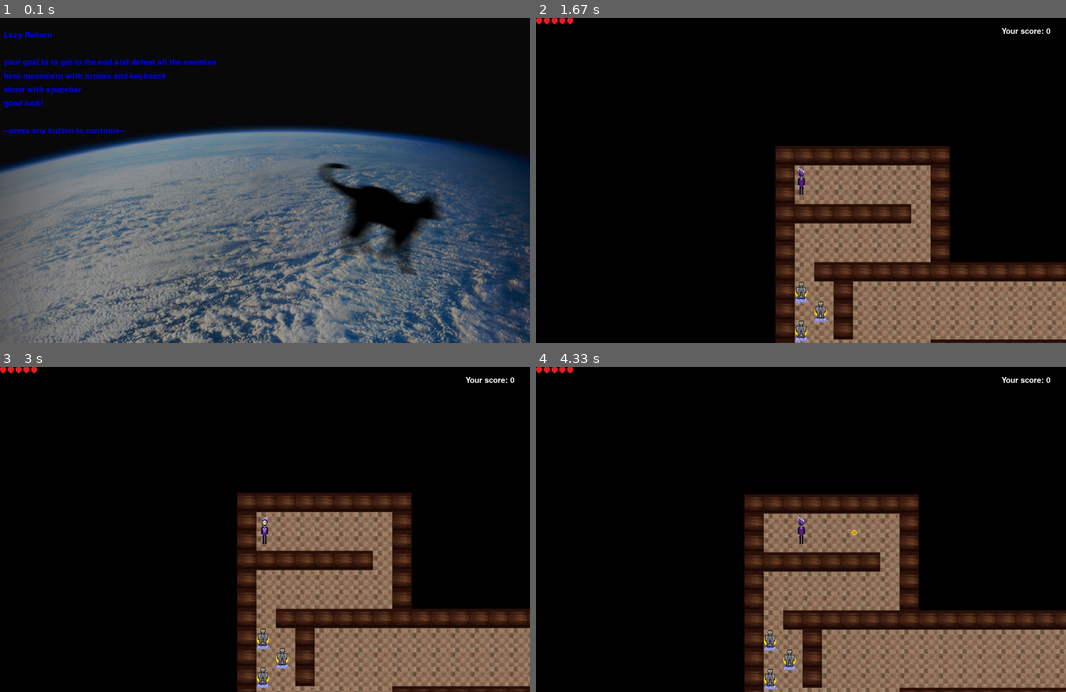
Above: before the commit, frames 1-4 (two rows, left to right).
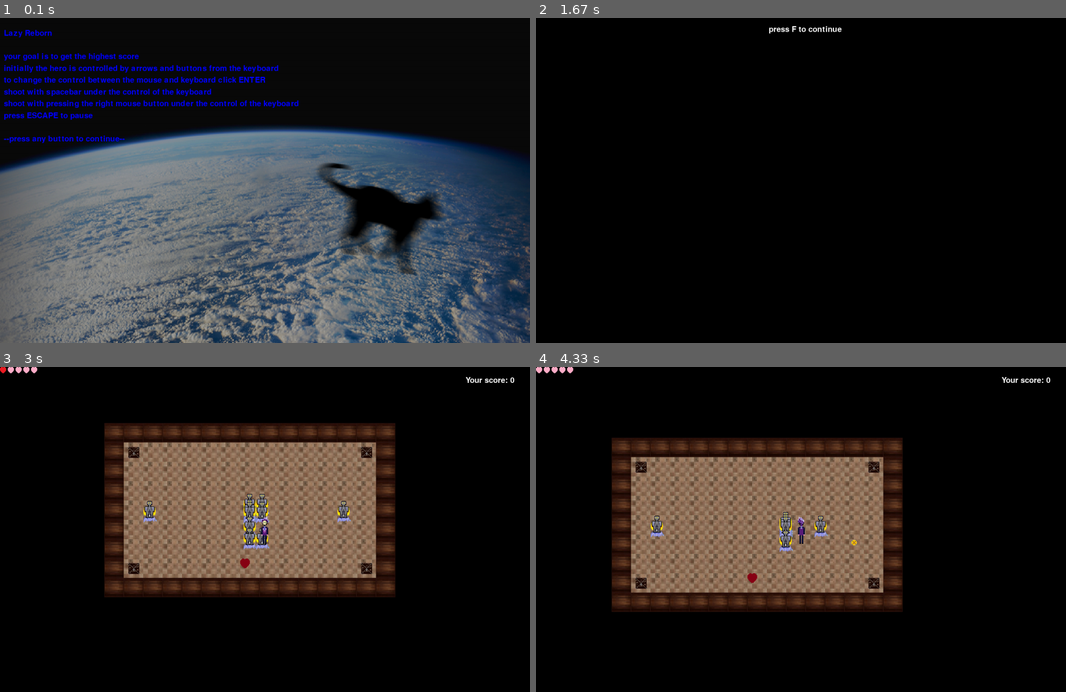
Above: after the commit, the same moments.

Repository: AsabinaDaria/PygameProject
Game: pygame game, started from main.py
Two runs of this game, one before a commit and one after it. Both use one fixed random seed, a clock stepped at 60 frames per second and the inputs below.
Inputs (mouse positions are in pixels of both pictures, inside the frame that each line leads up to):
- Up to frame 1 (0.1 s): no input
- Up to frame 2 (1.67 s): tap Enter at 0.33, 0.67 s; click (838, 248) at 1.05 s; hold Esc from 1.33 s (still down); move the mouse to (938, 232) at 1.37 s; tap Up at 1.4 s
- Up to frame 3 (3 s): tap Up at 1.7, 2.23, 2.53 s; release Esc at 1.8 s; tap F at 1.83 s; hold Enter 2.17-2.63 s; move the mouse to (196, 643) at 2.2 s; tap Right at 2.32 s; tap Down at 2.67 s
- Up to frame 4 (4.33 s): hold Space 3-3.47 s; hold D 3-3.47 s; tap Up at 3.07, 3.37, 3.57, 3.87, 4.07 s; tap Left at 3.15 s; hold D 3.5-3.97 s; move the mouse to (705, 597) at 3.53 s; tap Right at 3.65 s; hold W 4-4.3 s

The runs differ from the first frame. In frame 1, 3.8% of the frame differs, in the area x 0-57%, y 3-39%; in frame 2, 26%; in frame 3, 43%, in the area x 1-100%, y 0-100%; in frame 4, 42%.

Commit message:
Add files via upload

Diff:
--- a/class_basic.py
+++ b/class_basic.py
@@ -2,7 +2,7 @@
 from class_bullets import *
 from class_basic_bullets import *
 
-### похоже что это материнский класс для гг и нпс ###
+###материнский класс для гг и нпс ###
 
 clock = pygame.time.Clock()
 screen = pygame.display.set_mode(size)
@@ -35,12 +35,13 @@
         self.rect_top_to_work = 0
         self.rect_left_to_work = 0
         self.mask = pygame.mask.from_surface(self.image)
-        self.alive = True
+        self.alive = True  # проверка на то, жив ли гг
         self.tics = 0
-        self.sp = [0, 20, 40, 60, 80]
-        self.score = 0
+        self.sp = [0, 20, 40, 60, 80] # жизни гг
+        self.score = 0  # счет
+        self.robot_hit = pygame.mixer.Sound("Data/robot_hit.wav")  # урон врага
 
-    def cut_sheet(self, sheet, columns, rows):
+    def cut_sheet(self, sheet, columns, rows): # для анимации спрайтов
         self.rect = pygame.Rect(0, 0, sheet.get_width() // columns,
                                 sheet.get_height() // rows)
         for j in range(rows):
@@ -81,7 +82,7 @@
                 self.cur_frame = (self.cur_frame + 1) % len(self.frames)
                 self.image = self.frames[self.cur_frame]
 
-    def get_pos(self):
+    def get_pos(self):  # позиция гг
         return self.x, self.y
 
     def make_pew(self, kind_of_pew, pos, move_up, move_down, move_left, move_right):
@@ -91,7 +92,7 @@
         elif kind_of_pew[0] == 'basic':
             self.make_basic_pew(self.direction, pos)
 
-    def make_basic_pew(self, direction, pos):
+    def make_basic_pew(self, direction, pos):  # новая пуля
         new_bullet = BasicBullet(load_image("basic_bullet.jpg",
                                             Color('White')), 1, 1, pos[0], pos[1], direction)
 
@@ -146,7 +147,7 @@
             self.dir_move(move_gg_up, move_gg_down,
                           move_gg_left, move_gg_right)
             self.rect.top -= 2
-            if pygame.sprite.spritecollideany(self, no_go_tiles_group):
+            if pygame.sprite.spritecollideany(self, no_go_tiles_group):  # проверка на наличие непроходимых спрайтов
                 self.rect.top += 2
                 self.y_change(+2)
             self.rect.top += 2
--- a/class_bullets.py
+++ b/class_bullets.py
@@ -26,7 +26,7 @@
                 self.frames.append(sheet.subsurface(pygame.Rect(
                     frame_location, self.rect.size)))
 
-    def update(self):
+    def update(self):  #  движение пуль
         if self.alive:
             if self.move_up == True and self.move_right != True and self.move_left != True:
                 self.rect.top -= 3
--- a/class_end_level_tile.py
+++ b/class_end_level_tile.py
@@ -10,9 +10,9 @@
 class End_level_tile(pygame.sprite.Sprite):
     def __init__(self, tile_type, pos_x, pos_y):
         super().__init__(end_level_tiles_group, all_sprites)
-        self.image = load_image('end_level_locked_door.jpg')
+        self.image = load_image('end_level_locked_door.jpg')  # создание телепорта
         self.rect = self.image.get_rect().move(tile_width * pos_x, tile_height * pos_y)
         self.mask = pygame.mask.from_surface(self.image)
 
     def unlock_door(self):
-        self.image = load_image('end_level_unlocked_door.jpg')
+        self.image = load_image('end_level_unlocked_door.jpg')  # открытие телепорта
--- a/class_enemy.py
+++ b/class_enemy.py
@@ -1,8 +1,8 @@
 from constants import *
 from class_basic import *
-from mel import *
 from pygame import *
 from heart import *
+from functions import *
 
 
 ### ну тут понятно я думаю ###
@@ -14,62 +14,65 @@
         if kind_of_pew == 'mel':
             self.make_pew_mel(pos)
 
-    def follow(self, tar):
+    def follow(self, tar):  # ИИ врага
         if self.alive:
             tar_x, tar_y = tar.get_pos()
             if tar_y - 40 > self.y and abs(tar_y - self.y) < 200 and abs(tar_x - self.x) < 200:
                 self.rect.top += 1
                 self.y_change(1)
-
-                #self.rect.top += 1
-                # if pygame.sprite.spritecollideany(self, no_go_tiles_group):
-                #    self.rect.top -= 1
-                #    self.y_change(-1)
-                #self.rect.top -= 1
             elif tar_y + 40 < self.y and abs(tar_y - self.y) < 200 and abs(tar_x - self.x) < 200:
                 self.rect.top -= 1
                 self.y_change(-1)
-
-                #self.rect.top -= 1
-                # if pygame.sprite.spritecollideany(self, no_go_tiles_group):
-                #    self.rect.top += 1
-                #    self.y_change(+1)
-                #self.rect.top += 1
             if tar_x - 40 > self.x and abs(tar_x - self.x) < 200 and abs(tar_y - self.y) < 200:
                 self.rect.left += 1
                 self.x_change(1)
-
-                #self.rect.left += 1
-                # if pygame.sprite.spritecollideany(self, no_go_tiles_group):
-                #    self.rect.left -= 1
-                #    self.x_change(-1)
-                #self.rect.left -= 1
             elif tar_x + 40 < self.x and abs(tar_x - self.x) < 200 and abs(tar_y - self.y) < 200:
                 self.rect.left -= 1
                 self.x_change(-1)
 
-                #self.rect.left -= 1
-                # if pygame.sprite.spritecollideany(self, no_go_tiles_group):
-                #    self.rect.left += 1
-                #    self.x_change(+1)
-                #self.rect.left += 1
-
-            if (tar_y - 40 <= self.y and tar_y + 40 >= self.y and
+            if (tar_y - 40 <= self.y and tar_y + 40 >= self.y and  # атака врага
                     tar_x - 40 <= self.x and tar_x + 40 >= self.x):
                 if self.tics + 500 < pygame.time.get_ticks():
                     self.tics = pygame.time.get_ticks()
-                    self.hit = pygame.mixer.Sound("Data/hit.wav")
+                    self.hit = pygame.mixer.Sound("Data/hit.wav")  # звук атаки
                     self.hit.play()
                     self.ht = self.counter_hp()
                     if self.alive:
                         self.heart = Heart(load_image("dead_heart.jpg", Color('white')), 1, 1,
-                                           self.ht, 0)
+                                           self.ht, 0)  # убавление жизней
 
     def counter_hp(self):
-        if self.sp:
+        if self.sp:  # проверка на количество жизней гг
             return self.sp.pop()
         self.alive = False
-        dead_screen()
+        self.dead_screen()
+
+    def dead_screen(self):  # экран смерти
+        intro_text = ["You died :("]
+
+        fon = pygame.transform.scale(load_image('nothing.png'), (1500, 1000))
+        screen.blit(fon, (0, 0))
+        font = pygame.font.Font(None, 30)
+        text_coord = 20
+        for line in intro_text:
+            string_rendered = font.render(line, 2, pygame.Color('white'))
+            intro_rect = string_rendered.get_rect()
+            text_coord += 15
+            intro_rect.top = text_coord
+            intro_rect.x = 650
+            text_coord += intro_rect.height
+            screen.blit(string_rendered, intro_rect)
+
+        while True:
+            for event in pygame.event.get():
+                if event.type == pygame.QUIT:
+                    pygame.quit()
+                    running = False
+                elif event.type == pygame.KEYDOWN or event.type == pygame.MOUSEBUTTONDOWN:
+                    pygame.quit()
+                    running = False
+            pygame.display.flip()
+            clock.tick(60)
 
     def follow_and_hit(self, tar):
         u1, u2 = True, True
@@ -101,10 +104,11 @@
         new_bullet = Mel(load_image("mel.jpg",
                                     Color('White')), 1, 1, pos[0], pos[1])
 
-    def get_hitted(self):
+    def get_hitted(self):  # урон врага
+        self.robot_hit.play()
         self.chars[1] -= 1
         if self.chars[1] == 0:
             self.kill()
 
-    def is_alive(self):
+    def is_alive(self):  # проверка на то, жив ли гг
         return(self.alive)
--- a/class_medpack.py
+++ b/class_medpack.py
@@ -3,7 +3,7 @@
 from heart import *
 
 
-class Medpack(Basic):
+class Medpack(Basic):  # восстановление всех жизней
     def used(self):
         for sprite in hearts_group:
             self.kill()
--- a/class_no_go_tile.py
+++ b/class_no_go_tile.py
@@ -7,7 +7,7 @@
 #
 
 
-class No_go_tile(pygame.sprite.Sprite):
+class No_go_tile(pygame.sprite.Sprite):  # спрайты, по которым нельзя ходить
     def __init__(self, tile_type, pos_x, pos_y):
         super().__init__(no_go_tiles_group, all_sprites)
         self.tile_images = {'hor': load_image('hor.png'), 'end_level_locked_door': load_image('end_level_locked_door.jpg'), 'end_level_unlocked_door': load_image('end_level_unlocked_door.jpg'), 'nothing': load_image('nothing.png'), 'ver': load_image('ver.png'), 'wall': load_image(
--- a/class_tile.py
+++ b/class_tile.py
@@ -7,7 +7,7 @@
 #
 
 
-class Tile(pygame.sprite.Sprite):
+class Tile(pygame.sprite.Sprite):  # спрайты
     def __init__(self, tile_type, pos_x, pos_y):
         super().__init__(tiles_group, all_sprites)
         self.tile_images = {'hor': load_image('hor.png'), 'nothing': load_image('nothing.png'), 'ver': load_image('ver.png'), 'wall': load_image(
--- a/functions.py
+++ b/functions.py
@@ -4,11 +4,9 @@
 import os
 from constants import *
 from class_basic import *
-from class_gg import *
 from class_enemy import *
 from heart import *
 from class_no_go_tile import *
-from class_player_dote import *
 from class_tile import *
 from class_end_level_tile import *
 from class_medpack import *
@@ -51,7 +49,7 @@
 #        self.rect = self.image.get_rect().move(tile_width * pos_x, tile_height * pos_y)
 
 
-def generate_level(level):
+def generate_level(level):  # загрузка уровня
     no_go_dotes = []
     end_level_counter = 0
     new_player, x, y = None, None, None
@@ -72,7 +70,7 @@
                 End_level_tile('end_level_locked_door', x, y)
             elif level[y][x] == '@':
                 Tile('empty', x, y)
-                new_player = Gg(load_image(
+                new_player = Basic(load_image(
                     "just_dote.jpg", Color('White')), 4, 1, x * 50, y * 50, ['basic'])
                 new_player.add(player_group)
             elif level[y][x] == '!':
@@ -101,7 +99,7 @@
     return new_player, x, y
 
 
-def pause_screen():
+def pause_screen():  # экран паузы
     intro_text = ["press F to continue"]
 
     fon = pygame.transform.scale(load_image('nothing.png'), (1500, 1000))
@@ -129,40 +127,14 @@
         clock.tick(60)
 
 
-def dead_screen():
-    intro_text = ["You died :("]
-
-    fon = pygame.transform.scale(load_image('nothing.png'), (1500, 1000))
-    screen.blit(fon, (0, 0))
-    font = pygame.font.Font(None, 30)
-    text_coord = 20
-    for line in intro_text:
-        string_rendered = font.render(line, 2, pygame.Color('white'))
-        intro_rect = string_rendered.get_rect()
-        text_coord += 15
-        intro_rect.top = text_coord
-        intro_rect.x = 650
-        text_coord += intro_rect.height
-        screen.blit(string_rendered, intro_rect)
-
-    while True:
-        for event in pygame.event.get():
-            if event.type == pygame.QUIT:
-                pygame.quit()
-                running = False
-            elif event.type == pygame.KEYDOWN or event.type == pygame.MOUSEBUTTONDOWN:
-                pygame.quit()
-                running = False
-        pygame.display.flip()
-        clock.tick(60)
-
-
-def start_screen():
+def start_screen(): # заставка
     intro_text = ["Lazy Reborn", "",
-                  "your goal is to get to the end and defeat all the enemies",
-                  "hero movement with arrows and keyboard",
-                  "shoot with spacebar",
-                  "good luck!",
+                  "your goal is to get the highest score",
+                  "initially the hero is controlled by arrows and buttons from the keyboard",
+                  "to change the control between the mouse and keyboard click ENTER",
+                  "shoot with spacebar under the control of the keyboard",
+                  "shoot with pressing the right mouse button under the control of the keyboard",
+                  "press ESCAPE to pause",
                   "",
                   "--press any button to continue--"]
 
@@ -173,7 +145,7 @@
     for line in intro_text:
         string_rendered = font.render(line, 2, pygame.Color('blue'))
         intro_rect = string_rendered.get_rect()
-        text_coord += 15
+        text_coord += 10
         intro_rect.top = text_coord
         intro_rect.x = 10
         text_coord += intro_rect.height
--- a/heart.py
+++ b/heart.py
@@ -13,7 +13,7 @@
         self.x = x
         self.y = y
 
-    def cut_sheet(self, sheet, columns, rows):
+    def cut_sheet(self, sheet, columns, rows):  # обрезка спрайтов
         self.rect = pygame.Rect(0, 0, sheet.get_width() // columns,
                                 sheet.get_height() // rows)
         for j in range(rows):
--- a/main.py
+++ b/main.py
@@ -8,41 +8,41 @@
 from functions import *
 from constants import *
 from class_basic import *
-from class_gg import *
 from class_bullets import *
 from class_basic_bullets import *
 from class_camera import *
 from class_tile import *
-# всякая важная хрень
+
+
 pygame.init()
 camera = Camera()
 clock = pygame.time.Clock()
 screen = pygame.display.set_mode(size)
 
-level_list = 0, 1, 2, 'boss'
-lvl = load_level(f'level_{random.choice(level_list)}.txt')
+level_list = 0, 1, 2, 3, 'boss'
+lvl = load_level(f'level_{random.choice(level_list)}.txt')  # рандомный выбор уровня
 player, width, height = generate_level(lvl)
-mouse_pos = 0, 0
+mouse_pos = 0, 0  # для управления мышкой
 i = 0
 direction = None
 kind_of_pew = 'basic'
 hero_speed = 2
 score = 0
-control_type = 1
-
-pygame.mixer.music.load("Data/soundtr.wav")
+control_type = 1  # для переключения управления в клавиатуры на мышку и обратно
+
+pygame.mixer.music.load("Data/soundtr.wav")  # фоновая музыка
 pygame.mixer.music.play(loops=-1)
 pewpew = pygame.mixer.Sound("Data/pew.wav")  # выстрел
 
 
-start_screen()
+start_screen()  # заставка
 
 while running:
     screen.fill(Color('Black'))
     for event in pygame.event.get():
         if event.type == pygame.QUIT:
             running = False
-        if event.type == pygame.KEYDOWN and control_type == 1:
+        if event.type == pygame.KEYDOWN and control_type == 1:  # управление с клавиатуры
             if event.key == 97 or event.key == 276:
                 move_gg_left = True
                 player.dir_move(move_gg_up, move_gg_down,
@@ -78,17 +78,24 @@
                 player.dir_move(move_gg_up, move_gg_down,
                                 move_gg_left, move_gg_right)
 
-            if event.key == 32 and control_type == 1:
+            if event.key == 32 and control_type == 1:  # выстрел
                 pewpew.play()
                 player.make_pew(player.get_chars('kind_of_pew'), hero_pos, move_gg_up, move_gg_down,
                                 move_gg_left, move_gg_right)
 
-            if event.key == K_ESCAPE:
+        if event.type == pygame.KEYDOWN :
+            if event.key == K_ESCAPE:  # пауза
                 pause_screen()
-        if event.type == pygame.MOUSEMOTION and control_type == 2:
+            if event.key == K_RETURN:  # смена управления
+                if control_type == 1:
+                    control_type = 2
+                else:
+                    control_type = 1
+
+        if event.type == pygame.MOUSEMOTION and control_type == 2:  # управление мышкой
             mouse_pos = event.pos
 
-        if event.type == pygame.MOUSEBUTTONDOWN:
+        if event.type == pygame.MOUSEBUTTONDOWN:  # выстрел
             cur_frame = player.get_cur_frame()
             pewpew.play()
             if cur_frame == 0:
@@ -106,7 +113,7 @@
 
             # player.get_pos()
 
-    if move_gg_down:
+    if move_gg_down:  # движение героя вниз
         player.y_change(hero_speed)
         player.rect.top += hero_speed
 
@@ -115,7 +122,7 @@
             player.rect.top -= hero_speed
             player.y_change(-hero_speed)
         player.rect.top -= hero_speed
-    if move_gg_up:
+    if move_gg_up:  # движение героя вверх
         player.y_change(-hero_speed)
         player.rect.top -= hero_speed
 
@@ -124,7 +131,7 @@
             player.rect.top += hero_speed
             player.y_change(hero_speed)
         player.rect.top += hero_speed
-    if move_gg_right:
+    if move_gg_right:  # движение героя вправо
         player.x_change(hero_speed)
         player.rect.left += hero_speed
 
@@ -133,7 +140,7 @@
             player.rect.left -= hero_speed
             player.x_change(-hero_speed)
         player.rect.left -= hero_speed
-    if move_gg_left:
+    if move_gg_left:  # движение героя влево
         player.x_change(-hero_speed)
         player.rect.left -= hero_speed
 
@@ -142,6 +149,8 @@
             player.rect.left += hero_speed
             player.x_change(+hero_speed)
         player.rect.left += hero_speed
+    #  плюс проверка на наличие непроходимых спрайтов
+
     # all_sprites.draw(screen)
     end_level_tiles_group.draw(screen)
     tiles_group.draw(screen)
@@ -153,7 +162,7 @@
     bullets_group.draw(screen)
     hearts_group.draw(screen)
     camera.update(player)
-    if control_type == 2:
+    if control_type == 2:  # управление мышкой
         player.follow_pos(mouse_pos, move_gg_up, move_gg_down,
                           move_gg_left, move_gg_right)
 
@@ -195,6 +204,8 @@
     if end_level_flag == True:
         for sprite in end_level_tiles_group:
             sprite.unlock_door()
+    # переходи между уровнями
+
 
     intro_text = [f"Your score: {player.get_score() + score}"]
     font = pygame.font.Font(None, 30)
@@ -207,6 +218,7 @@
         intro_rect.x = 1200
         text_coord += intro_rect.height
         screen.blit(string_rendered, intro_rect)
+    # счет игрока
 
     ###
     pygame.display.flip()
--- /dev/null
+++ b/задание.txt
@@ -0,0 +1,6 @@
+Задание: создать игру, в которой главной целью будет набрать как можно больше очков.
+В ней будет несколько уровней, переходить между ними можно будет только победив всех врагов.
+Очки будут начисляться за каждого убитого врага.
+Герой получает определенное количество жизней, которое обновляется при переходе на новый уровень.
+Управлять героем можно будет как с клавиатуры, так и мышкой.
+Враги будут преследовать героя и наносить ему урон.
Not shown, added: Lazy Reborn.pptx
Not shown, added: пояснительная записка.docx
